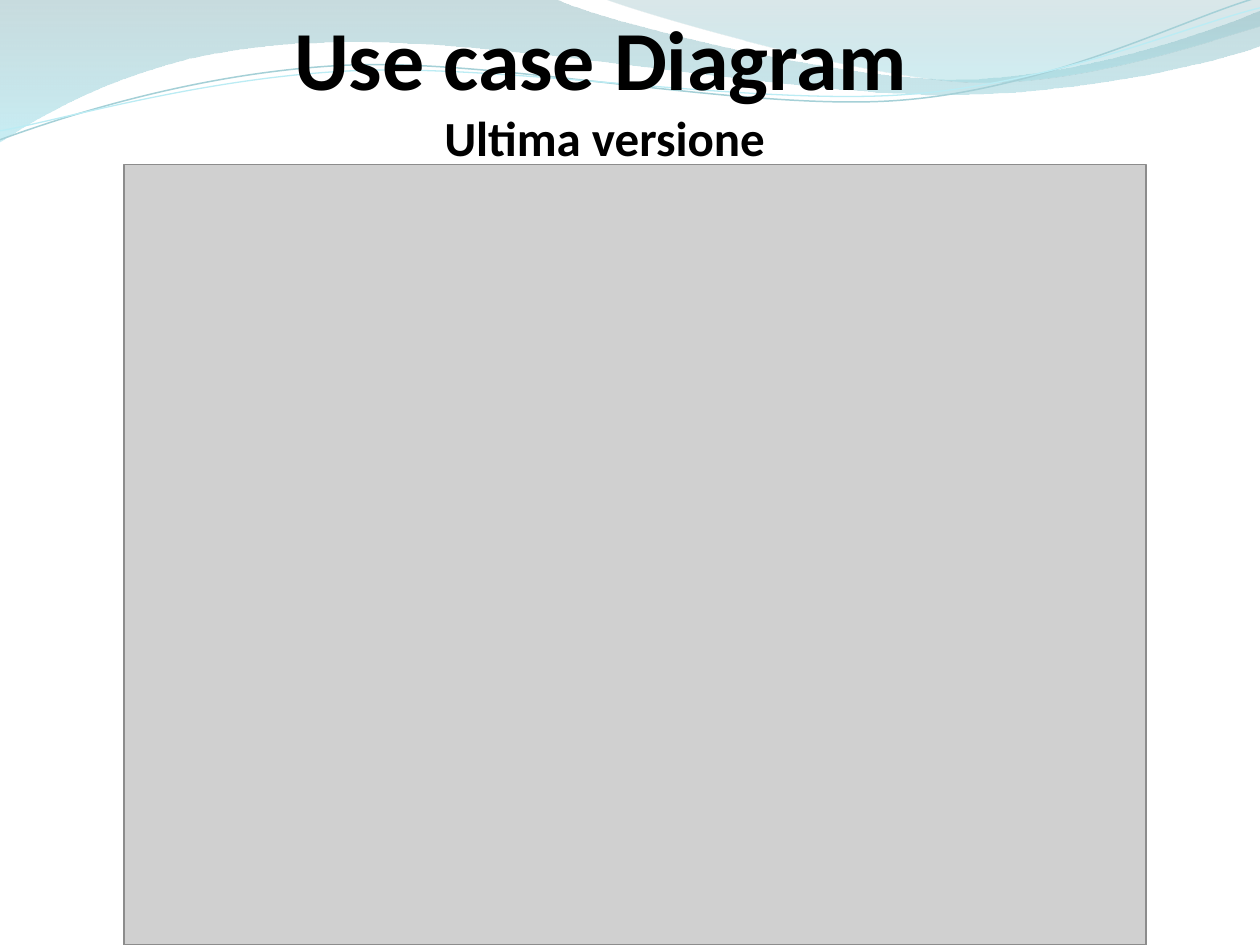
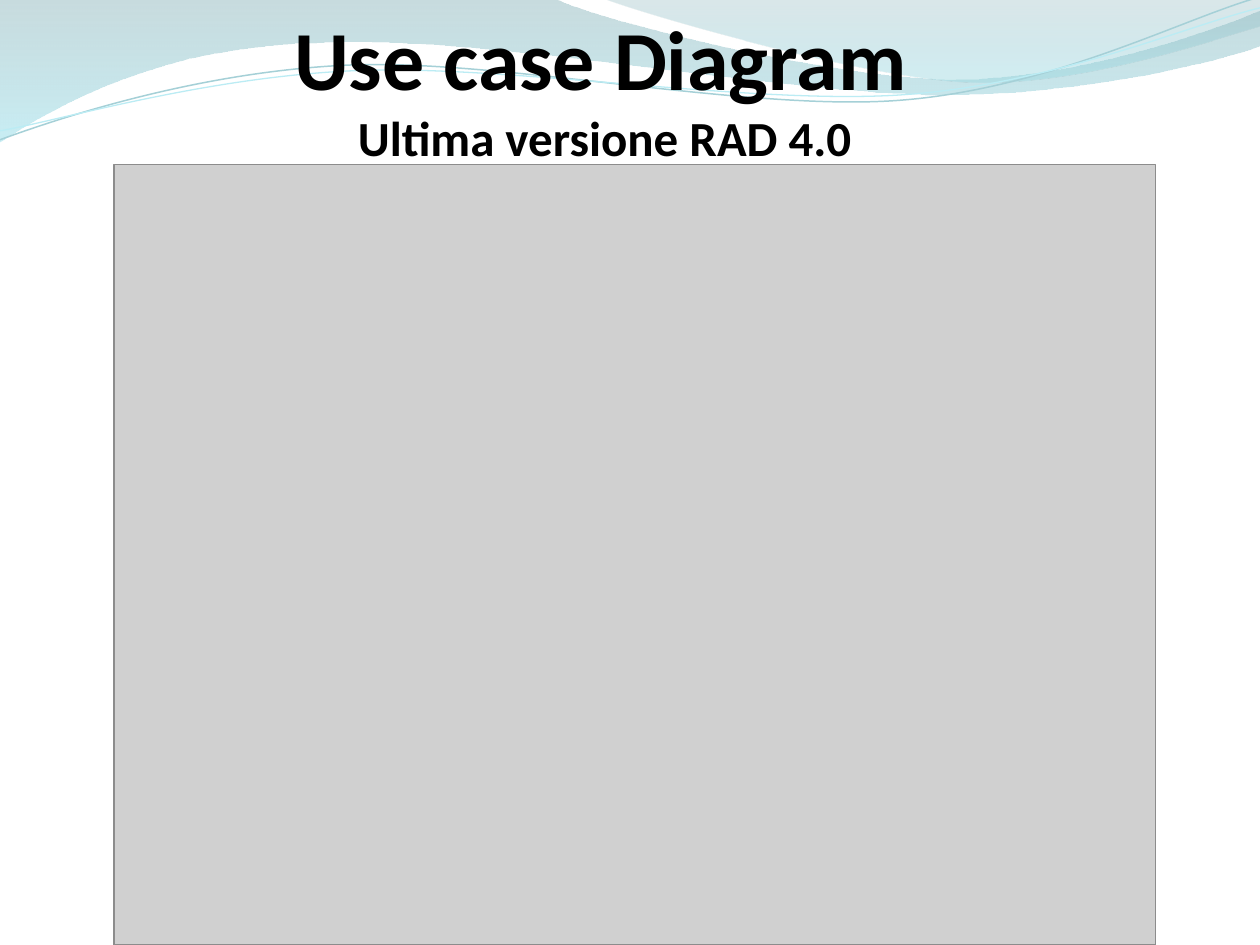
Before and after one commit to ammirate/at-silo, a slide deck: slide 15 of Presentazione/Atsilo1/Di Palma/[Bozza]Introduzione.pptx (slide 14 before the commit). Drawn at 1260x945 pixels with LibreOffice and Linux fonts; fonts in the diff are those of the drawing; grey boxes stand for pictures. Boxes give left, top, right and bottom in pixels: in the first picture for what was removed or moved away, otherwise in the second. Text is boxed around its words. In the diff, an @@ line names an element or a change of style, - is before the commit and + after.

```diff
--- a/Presentazione/Atsilo1/Di Palma/[Bozza]Introduzione.pptx
+++ b/Presentazione/Atsilo1/Di Palma/[Bozza]Introduzione.pptx
@@ text at box(358, 121, 852, 167): text changed @@
-Ultima versione
+Ultima versione RAD 4.0
@@ picture: place and size @@
-picture at box(123, 165, 1145, 945)
+picture at box(115, 165, 1157, 945)
```
Also in this commit, not shown: 3 other slides changed, 3 slides added, 1 slide removed.
